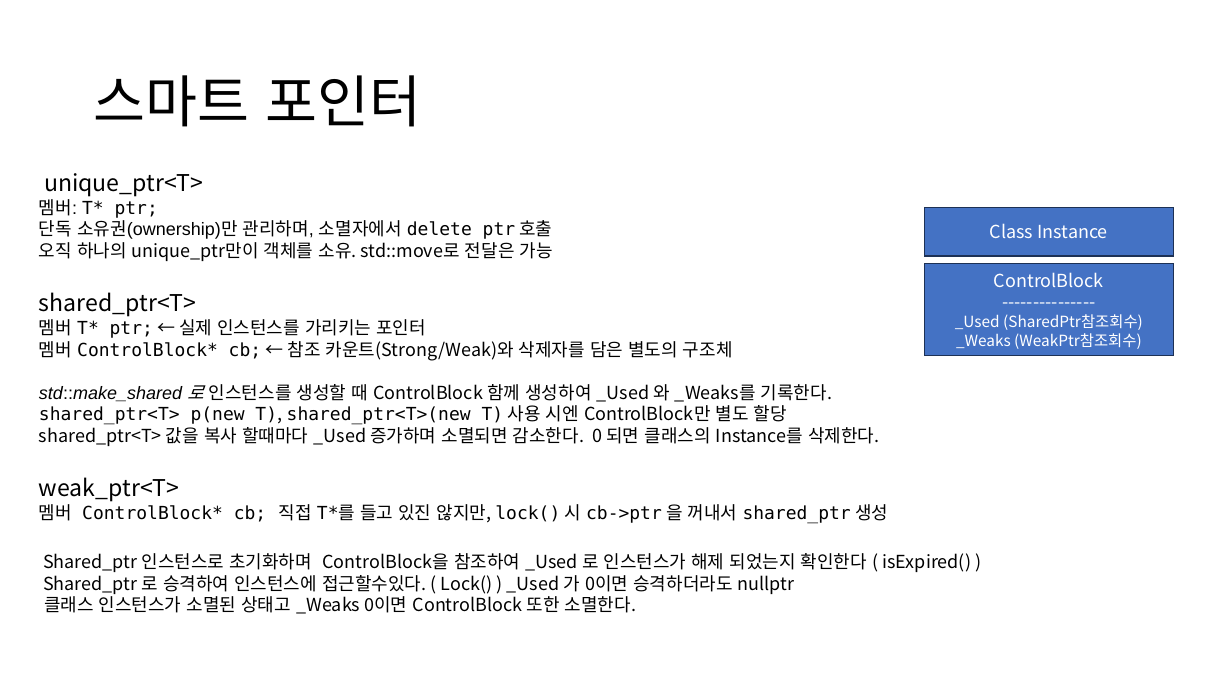
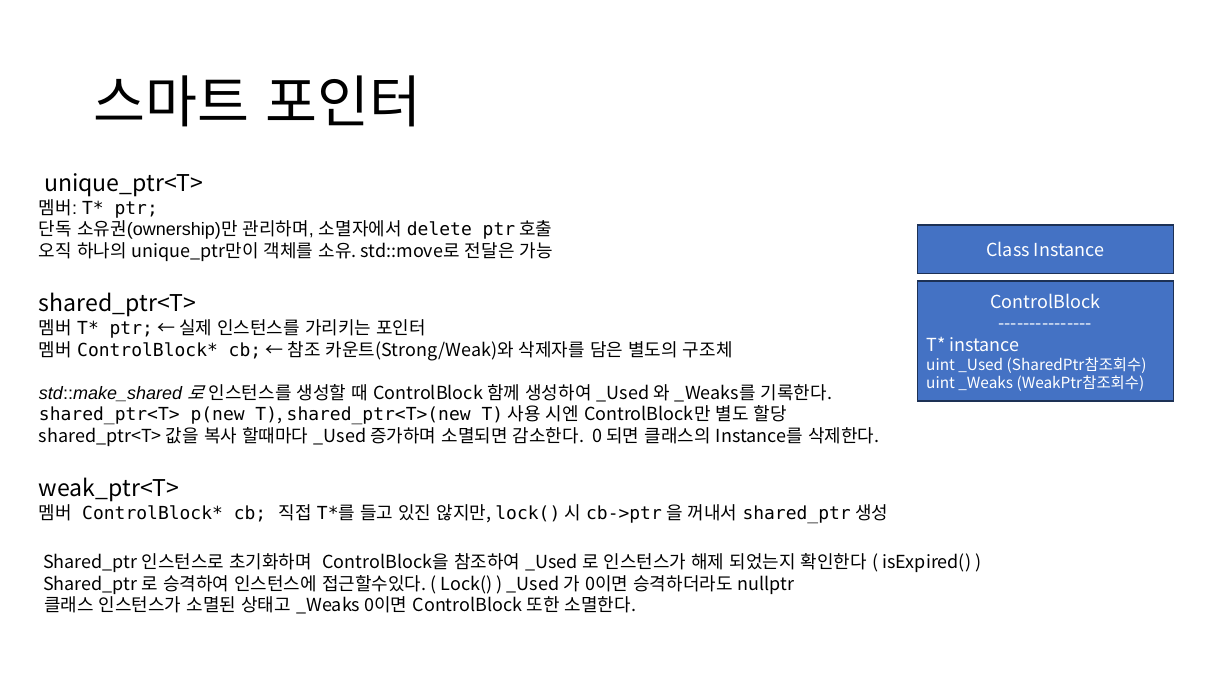
Before and after one commit to ldw9981/Direct2D_1.4, a slide deck: slide 4 of ppt/자원공유.pptx. Drawn at 1232x693 pixels with LibreOffice and Linux fonts; fonts in the diff are those of the drawing. Boxes give left, top, right and bottom in pixels: in the first picture for what was removed or moved away, otherwise in the second. Text is boxed around its words. In the diff, an @@ line names an element or a change of style, - is before the commit and + after.

Commit message:
update

```diff
--- a/ppt/자원공유.pptx
+++ b/ppt/자원공유.pptx
@@ rectangle "Class Instance": place and size @@
-rectangle "Class Instance" at <box>924,207,1174,256</box>
+rectangle "Class Instance" at <box>918,225,1175,274</box>
@@ rectangle "ControlBlock": place and size @@
-rectangle "ControlBlock" at <box>924,263,1174,356</box>
+rectangle "ControlBlock" at <box>918,281,1175,401</box>
@@ text in rectangle at <box>926,337,1147,391</box>: text changed @@
-_Used (SharedPtr참조회수)
-_Weaks (WeakPtr참조회수)
+T* instance
+uint _Used (SharedPtr참조회수)
+uint _Weaks (WeakPtr참조회수)
```
